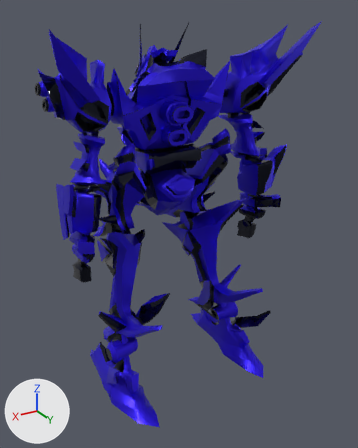
One commit to the Blender file Models/Mech Player 1.0 Animated .BLEND: the scene before it, then after it.
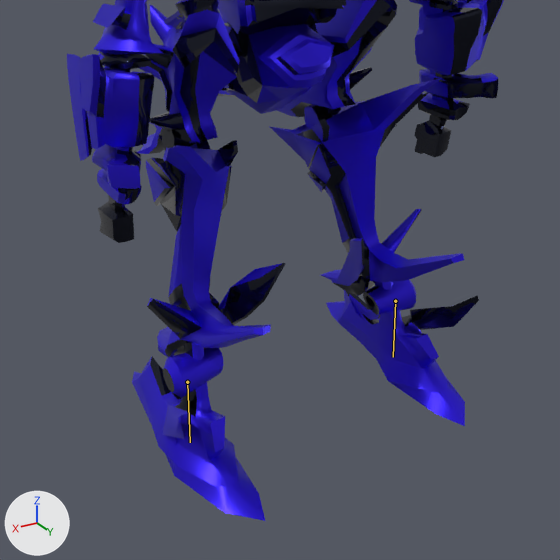
Old and new are each drawn whole from a 50 mm camera at (10.43, 19.36, 17.02) aimed at (-0.56, 1.05, 7.86) and again close up on the part from 6% to 87% of the width and 35% to 100% of the height. Arrows for +X, +Y and +Z are at lower left; the lights stay in place. The first two pictures are the older version. Both versions are drawn at frame 60 of the action 'Idle -loop'; the numbers are the values there. The bones that change are drawn over the model as lines in the close-ups.

In view in the first close-up: 'ARMS.001', 'FEET', 'FEET.001', 'FOREARMS', 'FOREARMS.001', 'GROIN', 'SHINS', 'SHINS.001', 'THIGHS', 'THIGHS.001' and 3 more.
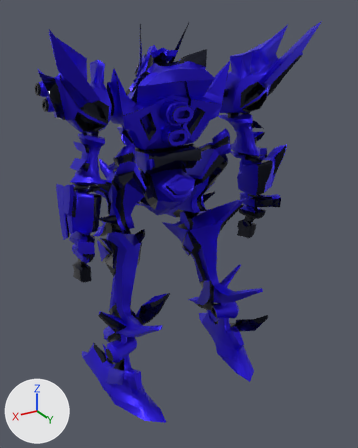
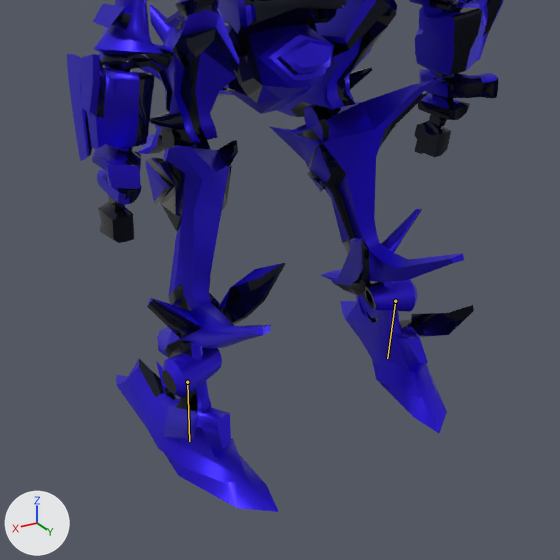
Pixel boxes [x1, y1, x2, y2] of what changed, in the close-ups (560 x 560 px):
'FEET.001', posed (22% wider): before [132, 342, 265, 521]; after [116, 341, 279, 512]
'FEET', posed (12% narrower): before [326, 280, 479, 426]; after [340, 279, 474, 433]
bone 'SHIN RIGHT.001', root to tip: before (395, 301) to (393, 357); after (395, 301) to (387, 358)
bone 'SHIN LEFT.001', root to tip: before (187, 382) to (190, 442); after (187, 382) to (189, 441)

What the commit changed:
Bone 'SHIN RIGHT.001' (bone_shin_right_001) moves from (0.0, 0.0, 0.0) to (-0.02, 0.0, -0.08).
Bone 'SHIN RIGHT.001' (bone_shin_right_001) turns from (0, 0, 0) to (1, 11, 6) degrees about its own x, y and z.
Bone 'SHIN LEFT.001' (bone_shin_left_001) moves from (0.0, 0.0, 0.0) to (-0.01, 0.0, 0.08).
Bone 'SHIN LEFT.001' (bone_shin_left_001) turns from (0, 0, 0) to (1, -8, 0) degrees about its own x, y and z.
